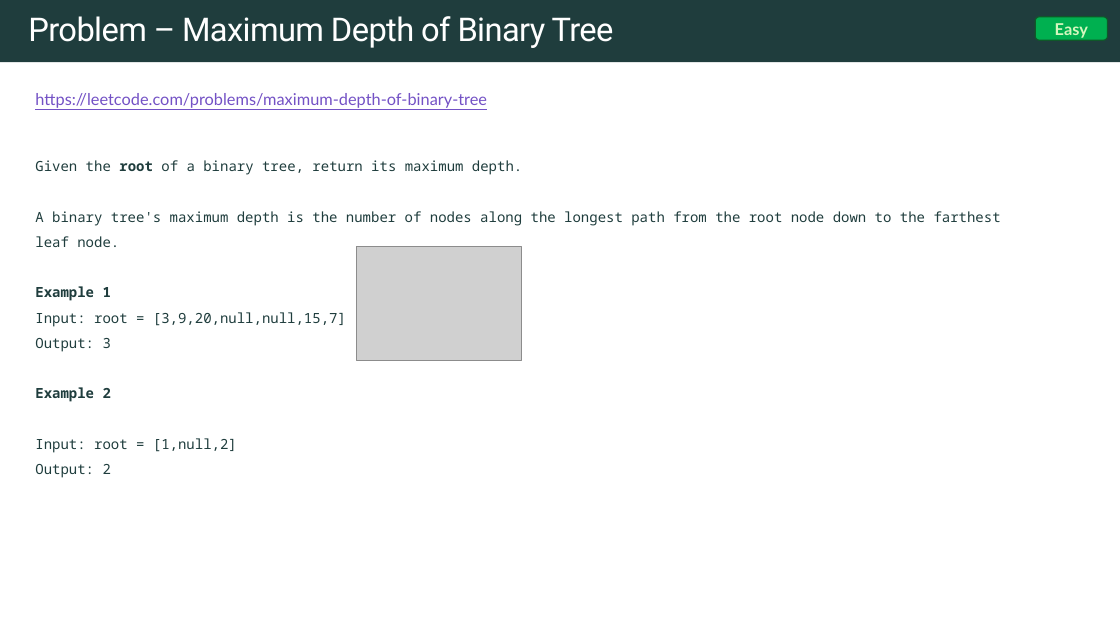
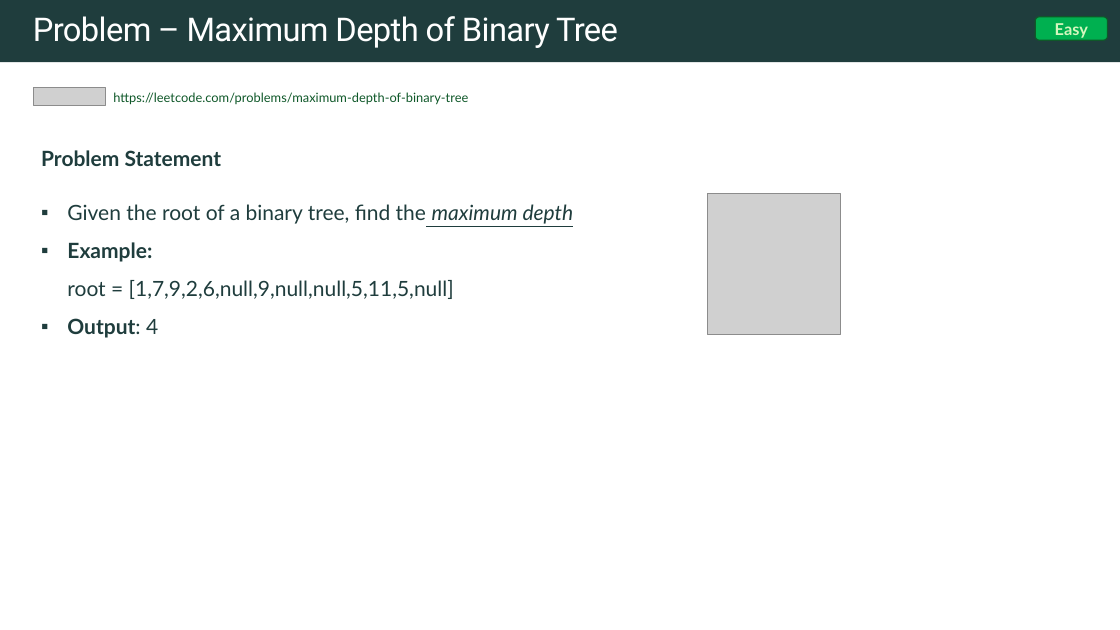
Before and after one commit to rfdavid/coding-interview-handbook-cpp, a slide deck: slide 34 of Algorithm and problem Solving Cheatsheet.pptm (slide 27 before the commit). Drawn at 1120x630 pixels with LibreOffice and Linux fonts; fonts in the diff are those of the drawing; grey boxes stand for pictures. Boxes give left, top, right and bottom in pixels: in the first picture for what was removed or moved away, otherwise in the second. Text is boxed around its words. In the diff, an @@ line names an element or a change of style, - is before the commit and + after.

Commit message:
added tree traversals

```diff
--- a/Algorithm and problem Solving Cheatsheet.pptm
+++ b/Algorithm and problem Solving Cheatsheet.pptm
@@ title "Problem – Maximum Depth of ..." at bbox=[33, 16, 618, 48]: vertical alignment middle to top @@
@@ picture added at bbox=[34, 87, 105, 106] @@
@@ text "https://leetcode.com/problems/maximum-depth-of-binary-tree": place and size @@
-text "https://leetcode.com/problems/maximum-depth-of-binary-tree" at bbox=[35, 93, 487, 110]
+text "https://leetcode.com/problems/maximum-depth-of-binary-tree" at bbox=[113, 92, 468, 105]
@@ text "https://leetcode.com/problems/maximum-depth-of-binary-tree" at bbox=[113, 92, 468, 105]: size 14 to 11 pt, text colour #7351C5 to #0F5829, underline off; line spacing 1.5 to 1 @@
@@ text at bbox=[41, 150, 574, 338]: text changed; size 12 to 18 pt; font Noto Sans Mono to Lato @@
-Given the root of a binary tree, return its maximum depth.
-A binary tree's maximum depth is the number of nodes along the longest path from the root node down to the farthest leaf node.
-Example 1
-Input: root = [3,9,20,null,null,15,7]
-Output: 3
-Example 2
-Input: root = [1,null,2]
-Output: 2
+Problem Statement
+▪ Given the root of a binary tree, find the maximum depth
+▪ Example:
+  root = [1,7,9,2,6,null,9,null,null,5,11,5,null]
+▪ Output: 4
@@ picture added at bbox=[707, 194, 840, 335] @@
@@ picture removed at bbox=[357, 247, 522, 361] @@
```
Also in this commit, not shown: 6 other slides changed, 8 slides added, 11 other files.
